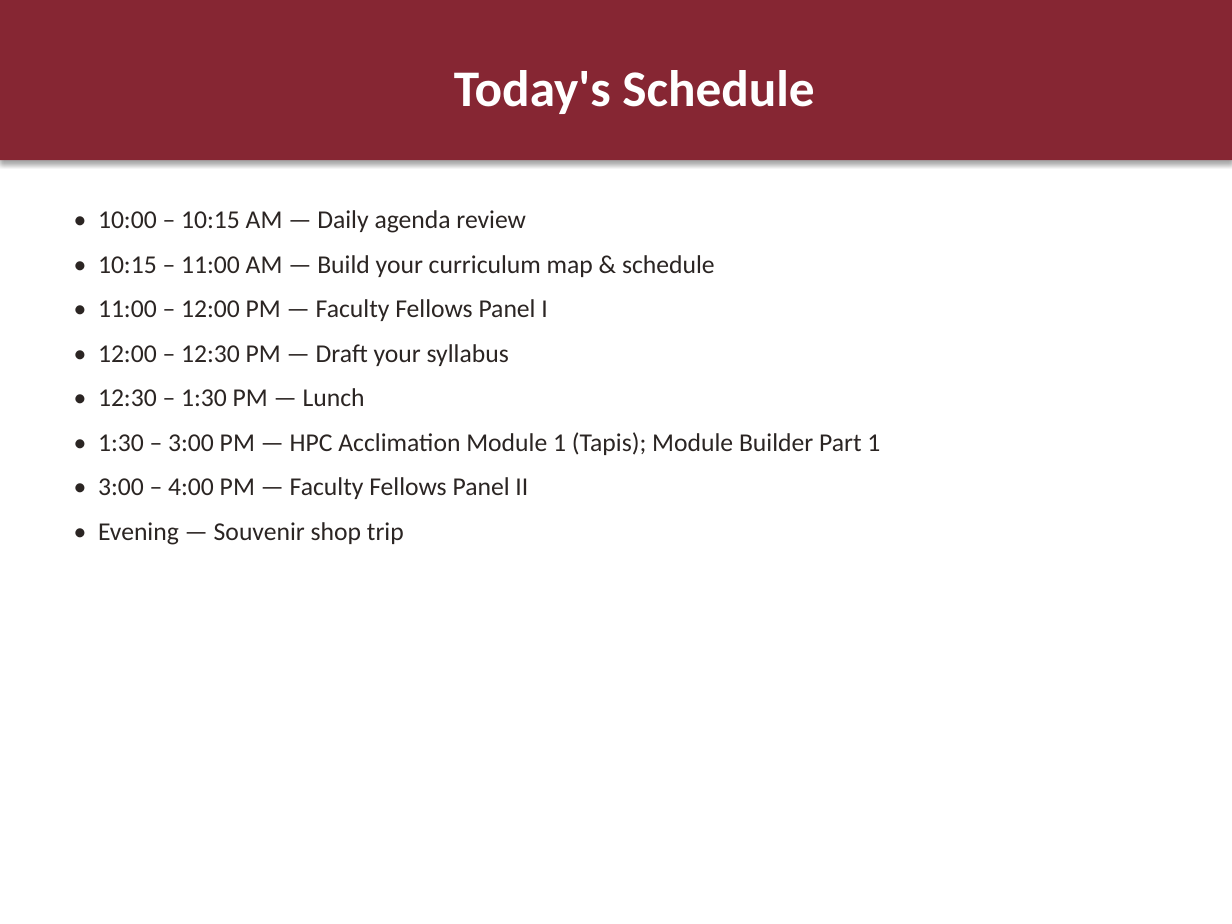
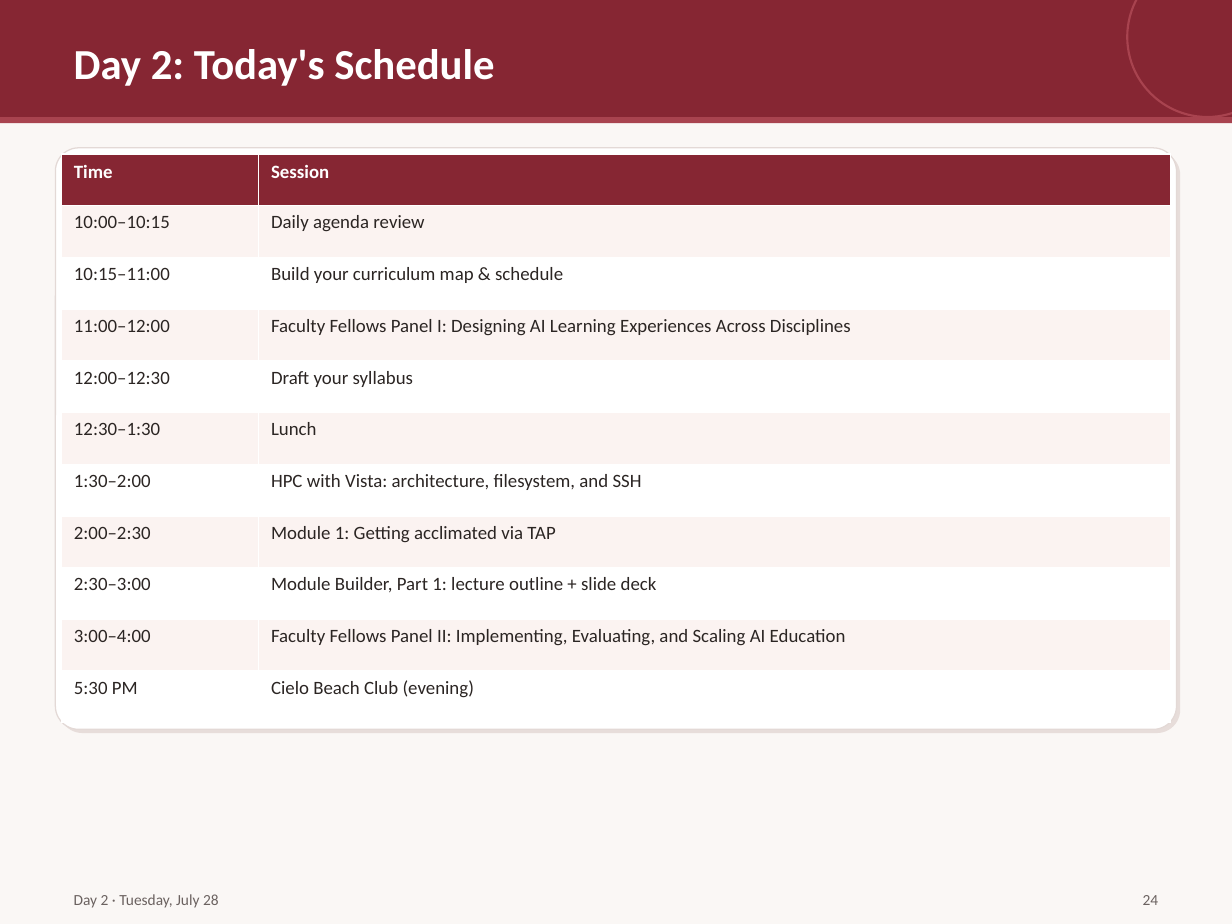
Before and after one commit to whitneynelson/nairr-teaching-innovation, a slide deck: slide 24 of slides/full-program-deck.pptx (slide 6 before the commit). Drawn at 1232x924 pixels with LibreOffice and Linux fonts; fonts in the diff are those of the drawing. Boxes give left, top, right and bottom in pixels: in the first picture for what was removed or moved away, otherwise in the second. Text is boxed around its words. In the diff, an @@ line names an element or a change of style, - is before the commit and + after.

```diff
--- a/slides/full-program-deck.pptx
+++ b/slides/full-program-deck.pptx
@@ background #FFFFFF to #FAF7F5 @@
@@ rectangle added at (0, 0, 1232, 117), fill #862633 @@
@@ text "Day 2: Today's Schedule": place and size @@
-text "Day 2: Today's Schedule" at (0, 0, 1232, 160)
+text "Day 2: Today's Schedule" at (74, 49, 494, 86)
@@ text "Day 2: Today's Schedule" at (74, 49, 494, 86): fill #862633 to none; shadow off @@
@@ ellipse added at (1127, 0, 1232, 117), outline #A8434F 1.25 pt @@
@@ text at (74, 49, 494, 86): text changed; size 30 to 25 pt @@
-Today's Schedule
+Day 2: Today's Schedule
@@ rectangle added at (0, 117, 1232, 123), fill #A8434F @@
@@ rounded rectangle added at (55, 148, 1177, 729), fill #FFFFFF, outline #E3D9D6 0.75 pt @@
@@ rounded rectangle added at (59, 152, 1180, 733), fill #E7DDDA @@
@@ table added at (62, 154, 1170, 723), 11 rows, 2 columns @@
+Time | Session
+10:00–10:15 | Daily agenda review
+10:15–11:00 | Build your curriculum map & schedule
+11:00–12:00 | Faculty Fellows Panel I: Designing AI Learning Experiences Across Disciplines
+12:00–12:30 | Draft your syllabus
+12:30–1:30 | Lunch
+1:30–2:00 | HPC with Vista: architecture, filesystem, and SSH
+2:00–2:30 | Module 1: Getting acclimated via TAP
+2:30–3:00 | Module Builder, Part 1: lecture outline + slide deck
+3:00–4:00 | Faculty Fellows Panel II: Implementing, Evaluating, and Scaling AI Education
+5:30 PM | Cielo Beach Club (evening)
@@ text removed at (98, 210, 880, 545) @@
-• 10:00 – 10:15 AM — Daily agenda review
-• 10:15 – 11:00 AM — Build your curriculum map & schedule
-• 11:00 – 12:00 PM — Faculty Fellows Panel I
-• 12:00 – 12:30 PM — Draft your syllabus
-• 12:30 – 1:30 PM — Lunch
-• 1:30 – 3:00 PM — HPC Acclimation Module 1 (Tapis); Module Builder Part 1
-• 3:00 – 4:00 PM — Faculty Fellows Panel II
-• Evening — Souvenir shop trip
@@ text added at (74, 894, 219, 908), 9 pt, text #6B6260 @@
+Day 2 · Tuesday, July 28
@@ text added at (1143, 895, 1159, 905), 9 pt, text #6B6260 @@
+24
```
Also in this commit, not shown: 8 other slides changed, 58 slides added, 7 slides removed, 2 other files.
